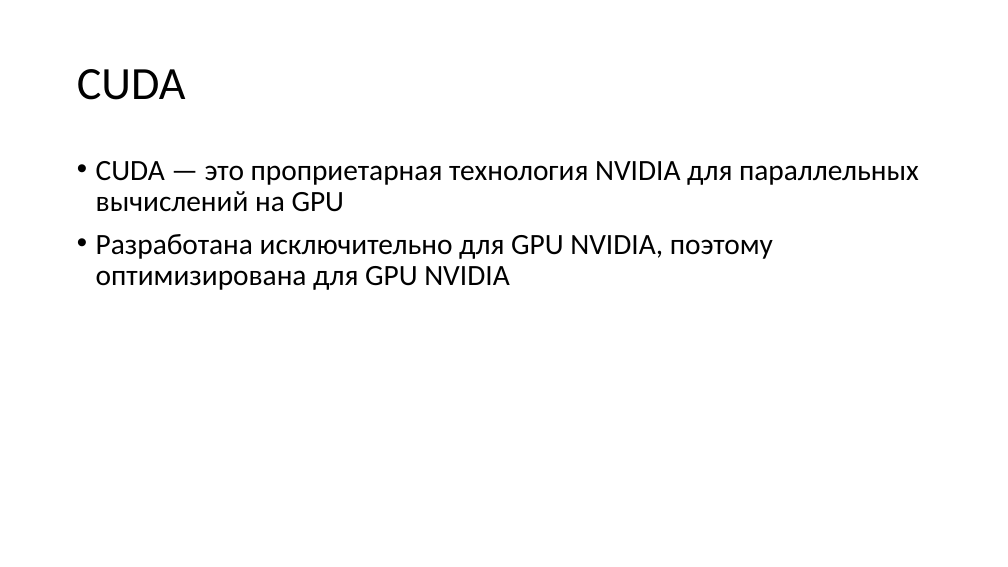
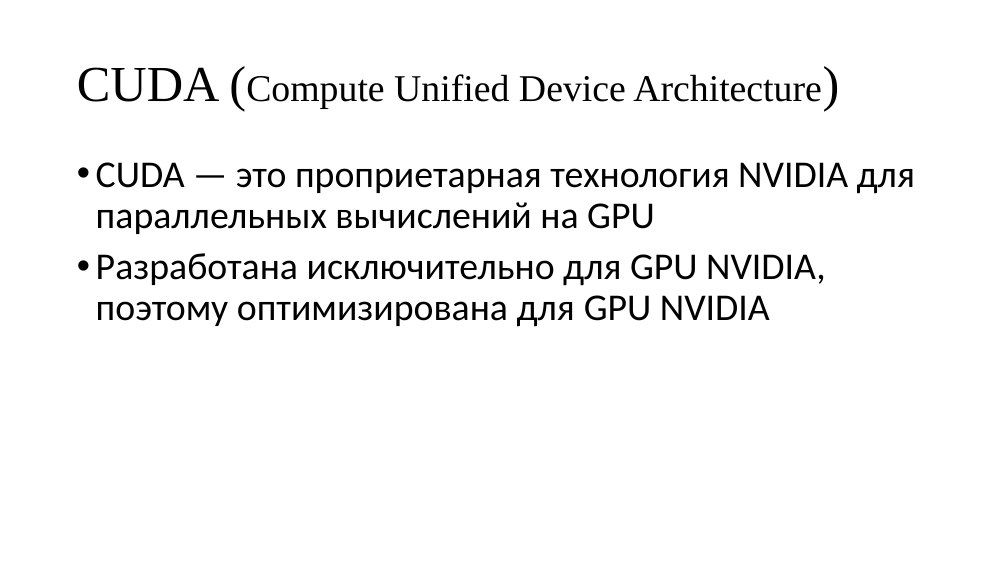
Before and after one commit to pezkov/gpu_course, a slide deck: slide 12 of presentations/Вычисления на GPU.pptx. Drawn at 1008x567 pixels with LibreOffice and Linux fonts; fonts in the diff are those of the drawing. Boxes give left, top, right and bottom in pixels: in the first picture for what was removed or moved away, otherwise in the second. Text is boxed around its words. In the diff, an @@ line names an element or a change of style, - is before the commit and + after.

```diff
--- a/presentations/Вычисления на GPU.pptx
+++ b/presentations/Вычисления на GPU.pptx
@@ title at bbox=[77, 67, 822, 109]: text changed; size 44 to 36 pt; font Calibri to Times New Roman @@
-CUDA
+CUDA (Compute Unified Device Architecture)
@@ text "CUDA — это проприетарная технология ..." at bbox=[96, 162, 915, 327]: size 28 to 36 pt @@
```
Also in this commit, not shown: 20 other slides changed, 1 other file.
